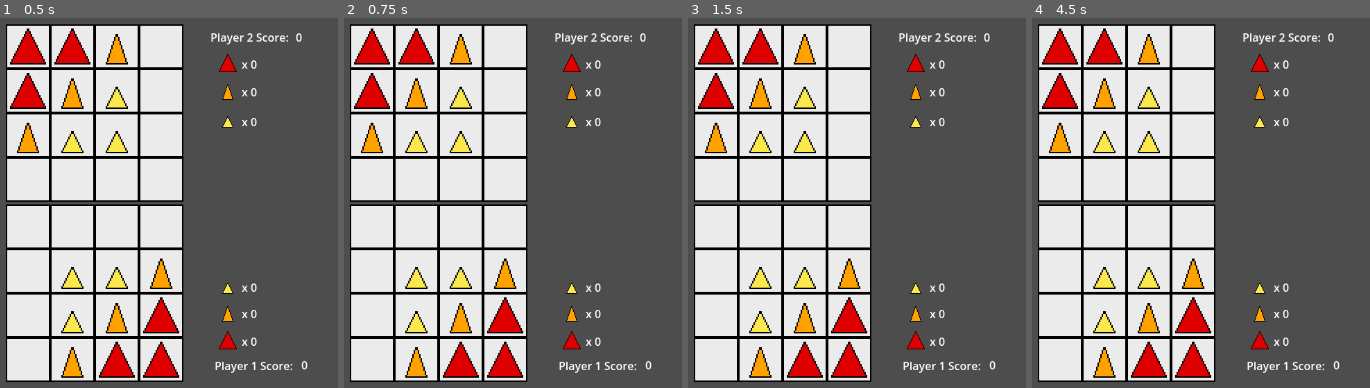
Above: before the commit, frames 1-4 (left to right).
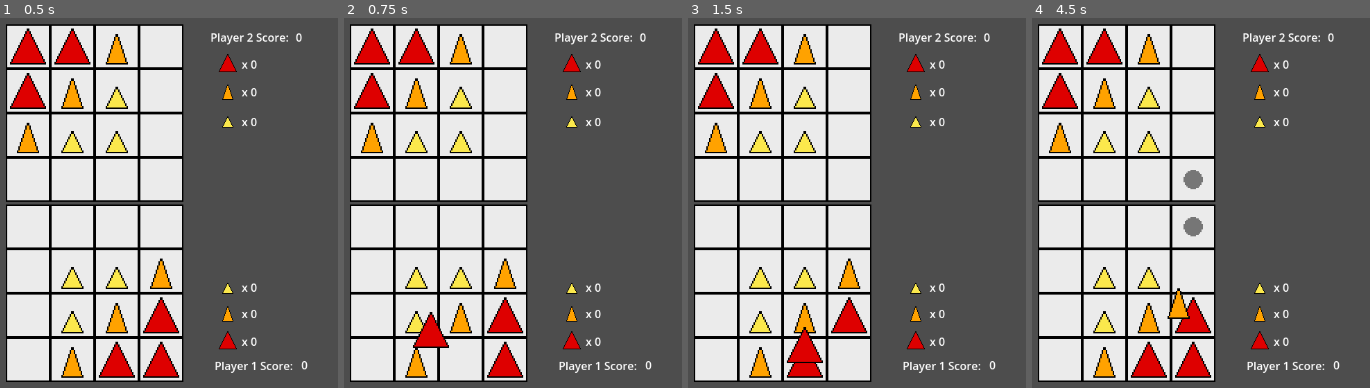
Above: after the commit, the same moments.

Repository: Lorenzo603/martian-chess
Game: Godot game, scene res://main.tscn
Two runs of this game, one before a commit and one after it. Both use one fixed random seed, a clock stepped at 60 frames per second and the inputs below.
Inputs (mouse positions are in pixels of both pictures, inside the frame that each line leads up to):
- Up to frame 1 (0.5 s): no input
- Up to frame 2 (0.75 s): tap Enter at 0.5 s; drag from (462, 358) to (371, 269) at 0.52 s
- Up to frame 3 (1.5 s): drag from (850, 358) to (715, 314) at 1.27 s
- Up to frame 4 (4.5 s): move the mouse to (1194, 314) at 2.02 s; hold Up (ui_up) 2.03-2.75 s; tap O at 2.1 s; click (1194, 314) at 2.17 s; tap Space at 2.75 s; drag from (1102, 358) to (1150, 269) at 2.77 s; drag from (1150, 314) to (1353, 203) at 3.52 s; drag from (1194, 269) to (1150, 358) at 4.27 s

Frame 1 is identical in both runs. In frame 2, 1.2% of the frame differs, in the area x 20-40%, y 79-98%; in frame 3, 1.0%; in frame 4, 1.1%.

Commit message:
default player turn 1

Diff:
--- a/main.tscn
+++ b/main.tscn
@@ -24,7 +24,6 @@
 [node name="Board" type="Node" parent="."]
 script = ExtResource("1_xp1cc")
 game_mode = 3
-player_turn = 2
 
 [node name="Tile" parent="Board" instance=ExtResource("1_8shwo")]
 position = Vector2(212, 548)
